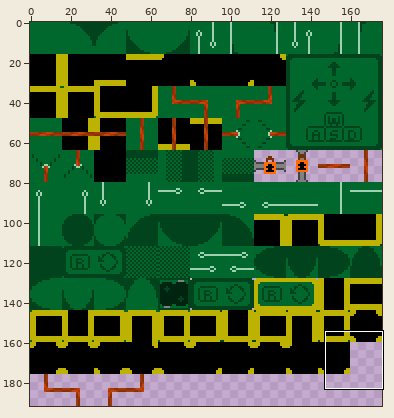
File history of a sprite sheet, game-jam/Sprites/tilemap.png. The picture above shows the old version from afar; the outline marks the close-up.
Close-up. Earlier state:
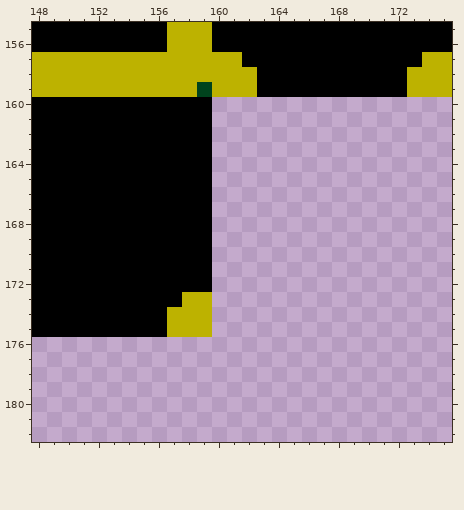
The file is 176x192 pixels. Shown: x 148..175, y 155..182.
The same view after the edit:
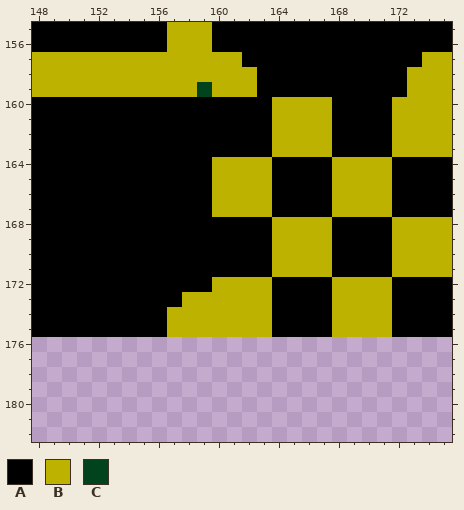
Palette (. is transparent): A #000000  B #bdb200  C #00431d
The exact change:
@@ x 158..175 @@
 159 BCBBBAAAAAAAAAABBB
-160 AA................
-161 AA................
-162 AA................
-163 AA................
-164 AA................
-165 AA................
-166 AA................
-167 AA................
-168 AA................
-169 AA................
-170 AA................
-171 AA................
-172 AA................
-173 BB................
-174 BB................
-175 BB................
+160 AAAAAABBBBAAAABBBB
+161 AAAAAABBBBAAAABBBB
+162 AAAAAABBBBAAAABBBB
+163 AAAAAABBBBAAAABBBB
+164 AABBBBAAAABBBBAAAA
+165 AABBBBAAAABBBBAAAA
+166 AABBBBAAAABBBBAAAA
+167 AABBBBAAAABBBBAAAA
+168 AAAAAABBBBAAAABBBB
+169 AAAAAABBBBAAAABBBB
+170 AAAAAABBBBAAAABBBB
+171 AAAAAABBBBAAAABBBB
+172 AABBBBAAAABBBBAAAA
+173 BBBBBBAAAABBBBAAAA
+174 BBBBBBAAAABBBBAAAA
+175 BBBBBBAAAABBBBAAAA
 176 ..................
Changed places in both close-ups, as pixel boxes (x1, y1, x2, y2):
added: (212, 97, 452, 337)
